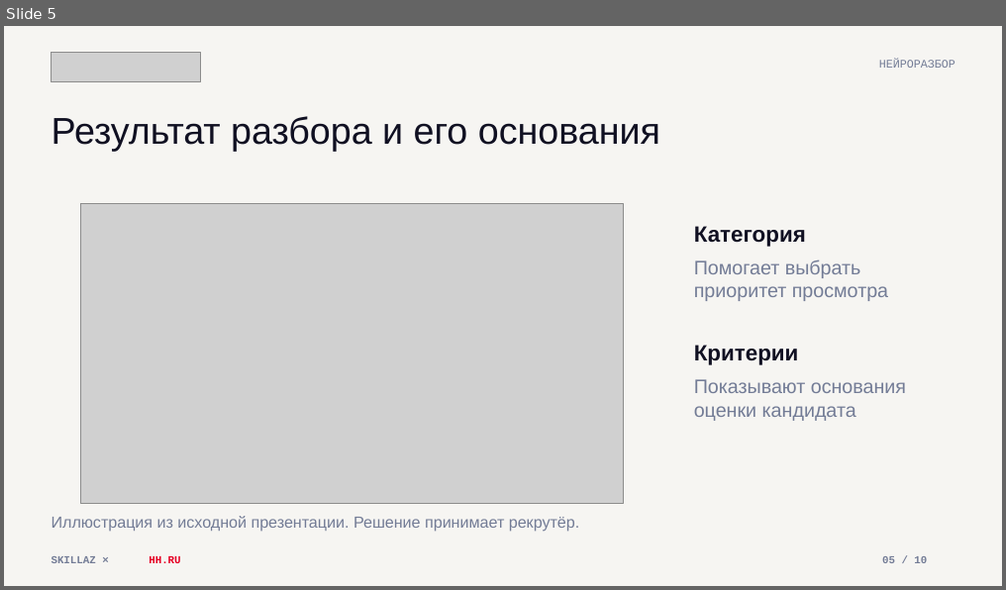
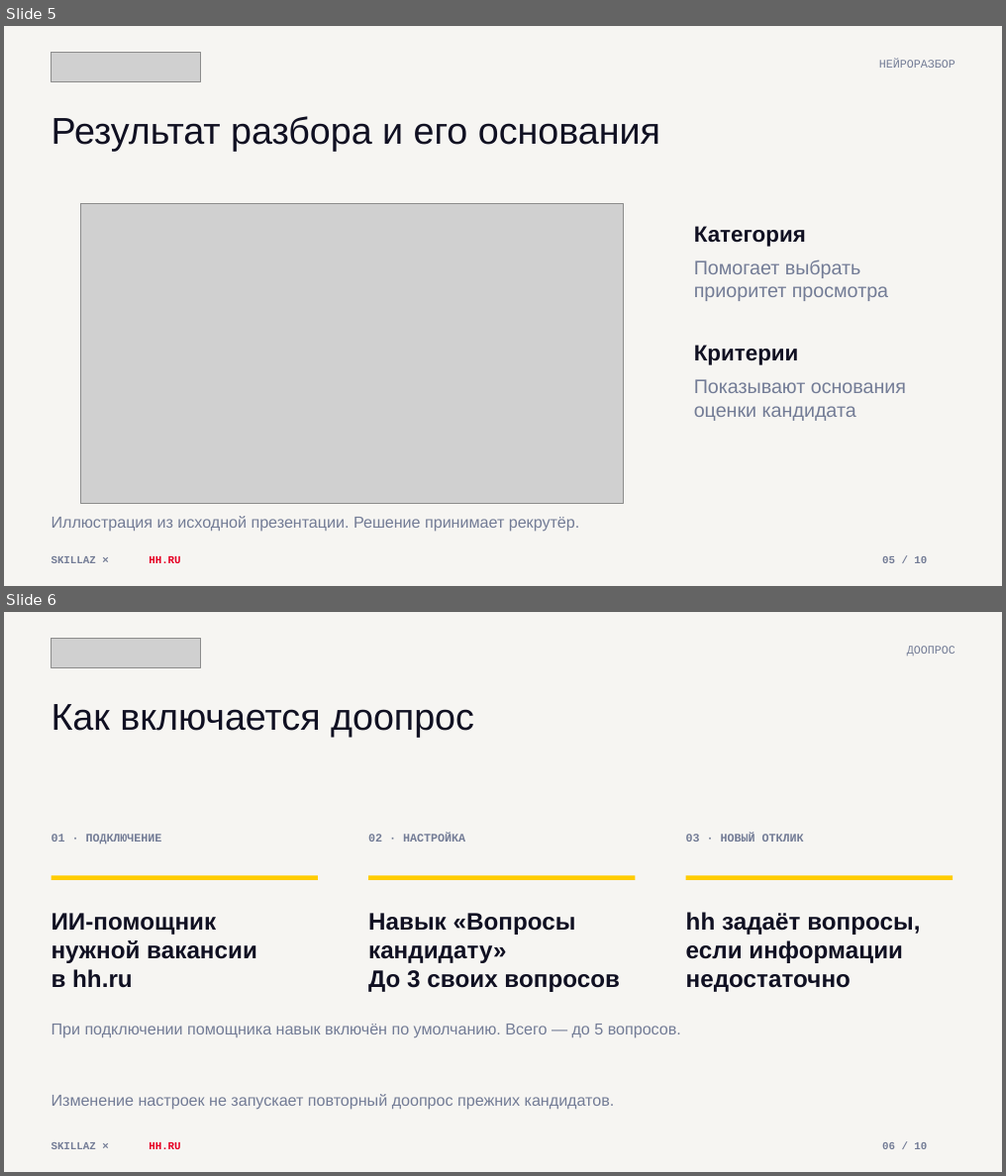
Before and after one commit to nastenakargina17-sudo/skillaz-hh-presentation, a slide deck: Skillaz-hh-Integration.pptx. Shown one above the other, each under a label of ours: slide 5 before the commit, slides 5 and 6 after it. The pictures are 1006x590 and 1006x1176 pixels, drawn with LibreOffice and Linux fonts; fonts in the diff are those of the drawing; grey boxes stand for pictures. Boxes give left, top, right and bottom in pixels: in the first picture for what was removed or moved away, otherwise in the second. Text is boxed around its words. In the diff, an @@ line names an element or a change of style, - is before the commit and + after.

```diff
--- a/Skillaz-hh-Integration.pptx
+++ b/Skillaz-hh-Integration.pptx
@@ slide 6 added at bbox=[4, 612, 1002, 1172], background #F6F5F2 @@
@@ picture added at bbox=[51, 638, 200, 667] @@
@@ text added at bbox=[907, 646, 955, 656], 9.8 pt, text #737C96 @@
+ДООПРОС
@@ text added at bbox=[52, 704, 474, 737], 31.5 pt, text #101022 @@
+Как включается доопрос
@@ text added at bbox=[52, 834, 162, 844], 9.8 pt, text #737C96, bold @@
+01 · ПОДКЛЮЧЕНИЕ
@@ text added at bbox=[368, 834, 465, 842], 9.8 pt, text #737C96, bold @@
+02 · НАСТРОЙКА
@@ text added at bbox=[686, 834, 804, 842], 9.8 pt, text #737C96, bold @@
+03 · НОВЫЙ ОТКЛИК
@@ rectangle added at bbox=[51, 875, 317, 880], fill #FFCC00 @@
@@ rectangle added at bbox=[368, 875, 635, 880], fill #FFCC00 @@
@@ rectangle added at bbox=[686, 875, 952, 880], fill #FFCC00 @@
@@ text added at bbox=[52, 913, 257, 988], 20.2 pt, text #101022, bold @@
+ИИ-помощник
+нужной вакансии
+в hh.ru
@@ text added at bbox=[368, 913, 620, 992], 20.2 pt, text #101022, bold @@
+Навык «Вопросы
+кандидату»
+До 3 своих вопросов
@@ text added at bbox=[686, 912, 920, 992], 20.2 pt, text #101022, bold @@
+hh задаёт вопросы,
+если информации
+недостаточно
@@ text added at bbox=[52, 1024, 681, 1039], 13.5 pt, text #737C96 @@
+При подключении помощника навык включён по умолчанию. Всего — до 5 вопросов.
@@ text added at bbox=[52, 1094, 615, 1110], 13.5 pt, text #737C96 @@
+Изменение настроек не запускает повторный доопрос прежних кандидатов.
@@ text added at bbox=[52, 1143, 96, 1150], 9 pt, text #737C96, bold @@
+SKILLAZ ×
@@ text added at bbox=[149, 1143, 180, 1150], 9 pt, text #E60023, bold @@
+HH.RU
@@ text added at bbox=[882, 1143, 927, 1150], 9 pt, text #737C96, bold @@
+06 / 10
```
Also in this commit, not shown: 5 slides changed, 1 other slide added, 2 slides removed, 1 other file.
